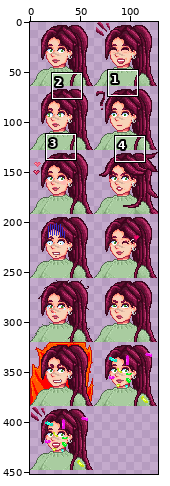
Sprite sheet, stored at JackalNPC/Jackal.png. Above: a wide view before the commit, with the close-up outlined.
Close-up. Before:
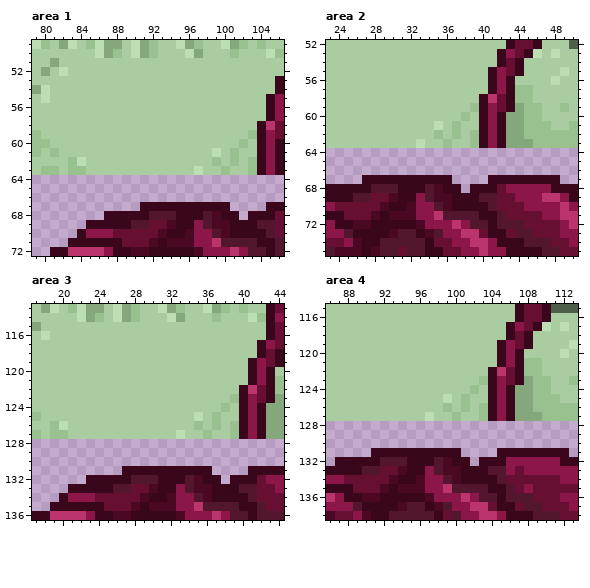
The file is 128x512 pixels. Pixels under 10% opacity are left out. Colours within 5 levels of each other are drawn and written as one. Shown: area 1: x 79..106, y 49..72; area 2: x 23..50, y 52..75; area 3: x 17..44, y 113..136; area 4: x 86..113, y 115..138. The wide view leaves out empty margins. The commit also changed other parts of the picture, which this record leaves out.
After:
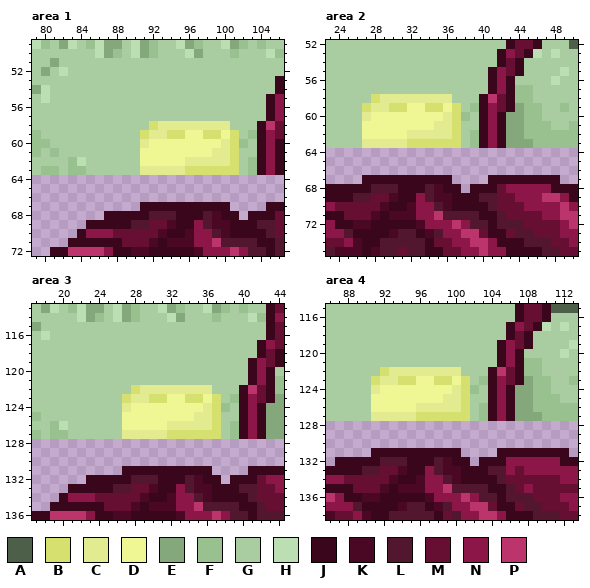
Palette (. is transparent): A #4d5e49  B #d6e06f  C #e3eb90  D #eff795  E #84a77b  F #99c08f  G #a9cca0  H #bbdeb2  J #39061b  K #4a0824  L #52162f  M #670e33  N #8b1647  P #bb346c
Change:
{"where": "area 1"}
{"y":58,"x":92,"old":"GGGGGGGGG","new":"BCCCCCCCC"}
{"y":59,"x":91,"old":"GGGGGGGGGGG","new":"BCCBBDDBBDB"}
{"y":60,"x":91,"old":"GGGGGGGGGGG","new":"CDDDDDDDDCB"}
{"y":61,"x":91,"old":"GGGGGGGGHGF","new":"DDDDDDDDCCB"}
{"y":62,"x":91,"old":"GGGGGGGGFGF","new":"DDDDDCCCCCB"}
{"y":63,"x":91,"old":"GGGGGGHGGFG","new":"CCCCCBBBBBB"}
{"where": "area 2"}
{"y":58,"x":28,"old":"GGGGGGGGG","new":"BCCCCCCCC"}
{"y":59,"x":27,"old":"GGGGGGGGGGG","new":"BCCBBDDBBDB"}
{"y":60,"x":27,"old":"GGGGGGGGGGG","new":"CDDDDDDDDCB"}
{"y":61,"x":27,"old":"GGGGGGGGHGF","new":"DDDDDDDDCCB"}
{"y":62,"x":27,"old":"GGGGGGGGFGF","new":"DDDDDCCCCCB"}
{"y":63,"x":27,"old":"GGGGGGHGGFG","new":"CCCCCBBBBBB"}
{"where": "area 3"}
{"y":122,"x":28,"old":"GGGGGGGGG","new":"BCCCCCCCC"}
{"y":123,"x":27,"old":"GGGGGGGGGGG","new":"BCCBBDDBBDB"}
{"y":124,"x":27,"old":"GGGGGGGGGGG","new":"CDDDDDDDDCB"}
{"y":125,"x":27,"old":"GGGGGGGGHGF","new":"DDDDDDDDCCB"}
{"y":126,"x":27,"old":"GGGGGGGGFGF","new":"DDDDDCCCCCB"}
{"y":127,"x":27,"old":"GGGGGGHGGFG","new":"CCCCCBBBBBB"}
{"where": "area 4"}
{"y":122,"x":92,"old":"GGGGGGGGG","new":"BCCCCCCCC"}
{"y":123,"x":91,"old":"GGGGGGGGGGG","new":"BCCBBDDBBDB"}
{"y":124,"x":91,"old":"GGGGGGGGGGG","new":"CDDDDDDDDCB"}
{"y":125,"x":91,"old":"GGGGGGGGHGF","new":"DDDDDDDDCCB"}
{"y":126,"x":91,"old":"GGGGGGGGFGF","new":"DDDDDCCCCCB"}
{"y":127,"x":91,"old":"GGGGGGHGGFG","new":"CCCCCBBBBBB"}
